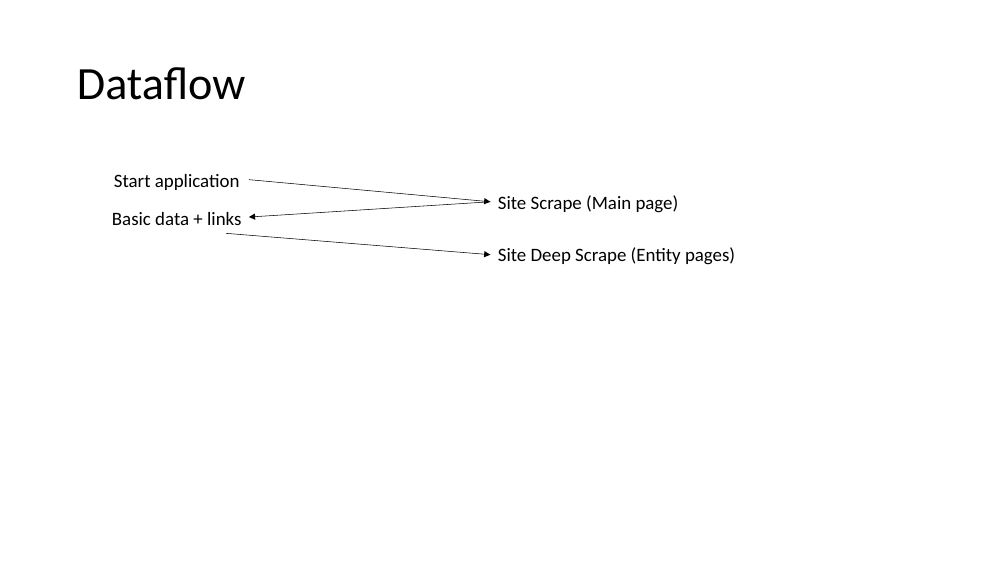
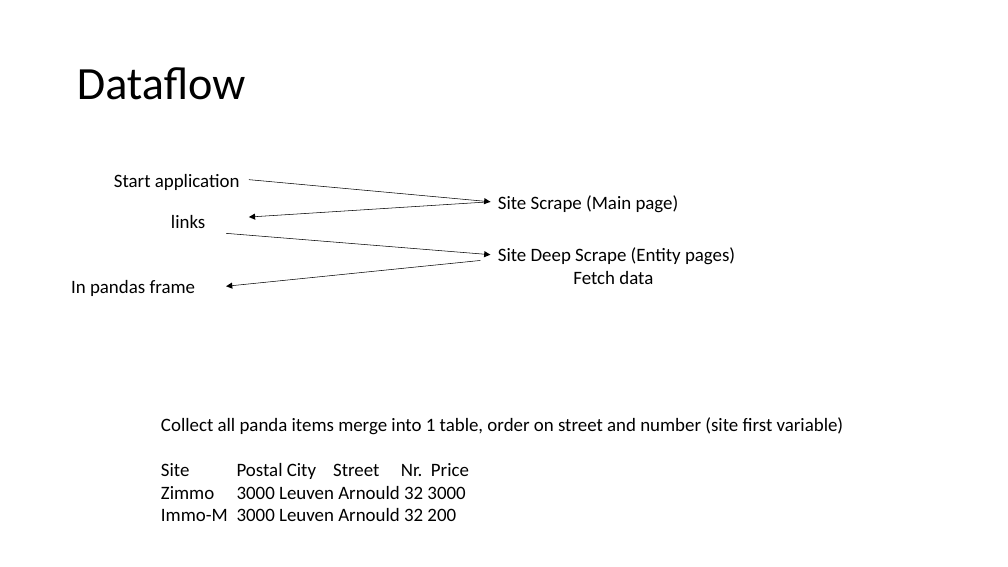
Before and after one commit to MaartenVandenhof-r0613805/OnlineHouseMarketBelgium, a slide deck: slide 8 of Documentation/InformationSites.pptx (slide 4 before the commit). Drawn at 1008x567 pixels with LibreOffice and Linux fonts; fonts in the diff are those of the drawing. Boxes give left, top, right and bottom in pixels: in the first picture for what was removed or moved away, otherwise in the second. Text is boxed around its words. In the diff, an @@ line names an element or a change of style, - is before the commit and + after.

```diff
--- a/Documentation/InformationSites.pptx
+++ b/Documentation/InformationSites.pptx
@@ text at [171,215,205,228]: text changed @@
-Basic data + links
+links
@@ arrow added from (480, 261) to (226, 287), #000000 0.5 pt @@
@@ text at [498,247,735,284]: text changed @@
-Site Deep Scrape (Entity pages)
+Site Deep Scrape (Entity pages)
+Fetch data
@@ text added at [71,280,195,296], 18 pt, text #000000 @@
+In pandas frame
@@ text added at [161,417,844,521], 18 pt, text #000000 @@
+Collect all panda items merge into 1 table, order on street and number (site first variable)
+Site Postal City Street Nr. Price
+Zimmo 3000 Leuven Arnould 32 3000
+Immo-M 3000 Leuven Arnould 32 200
```
Also in this commit, not shown: 5 slides added, 1 other file.
